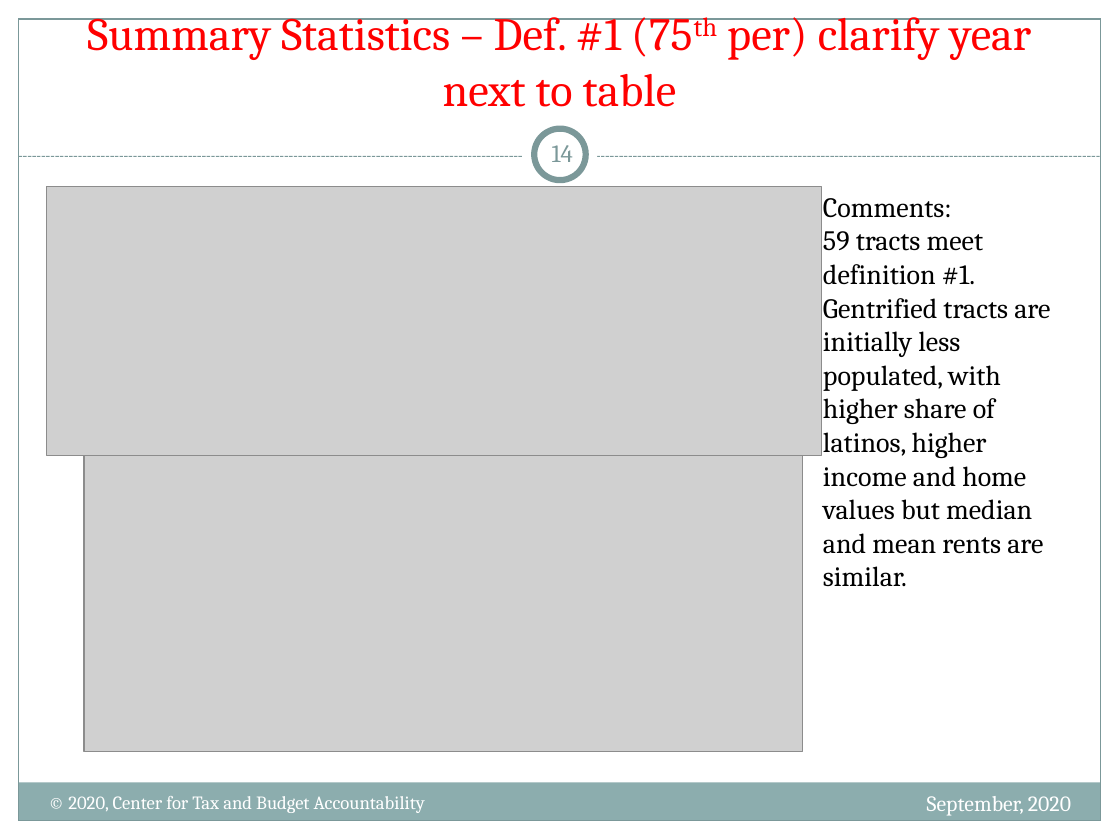
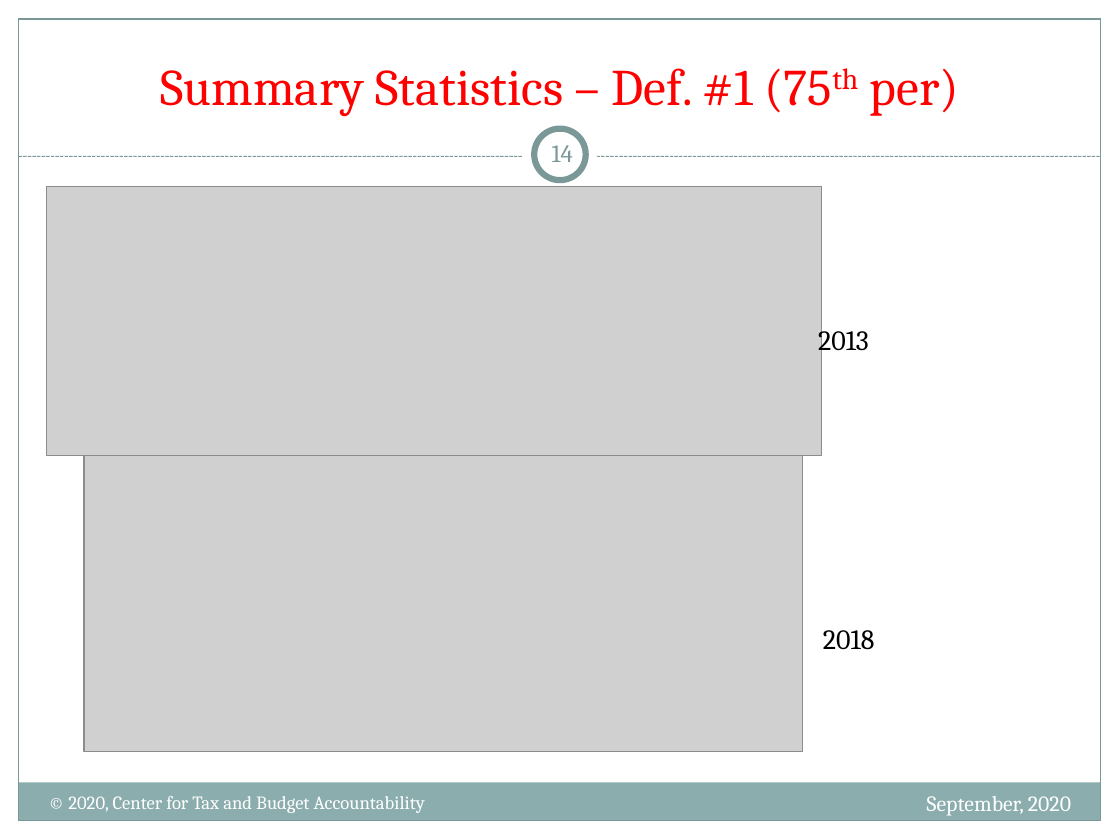
Before and after one commit to nanojgarcia/CTBA_FD, a slide deck: slide 14 of NHS - Gentrification in the City of Chicago.pptx. Drawn at 1120x840 pixels with LibreOffice and Linux fonts; fonts in the diff are those of the drawing; grey boxes stand for pictures. Boxes give left, top, right and bottom in pixels: in the first picture for what was removed or moved away, otherwise in the second. Text is boxed around its words. In the diff, an @@ line names an element or a change of style, - is before the commit and + after.

```diff
--- a/NHS - Gentrification in the City of Chicago.pptx
+++ b/NHS - Gentrification in the City of Chicago.pptx
@@ title at bbox=[160, 68, 959, 116]: text changed; size 29.7 to 33 pt @@
-Summary Statistics – Def. #1 (75th per) clarify year next to table
+Summary Statistics – Def. #1 (75th per)
@@ text at bbox=[818, 324, 869, 356]: text changed @@
-Comments:
-59 tracts meet definition #1. Gentrified tracts are initially less populated, with higher share of latinos, higher income and home values but median and mean rents are similar.
+2013
@@ text added at bbox=[823, 630, 874, 650], 18 pt, text #000000 @@
+2018
```
Also in this commit, not shown: 15 other slides changed, 1 slide added, 1 other file.
